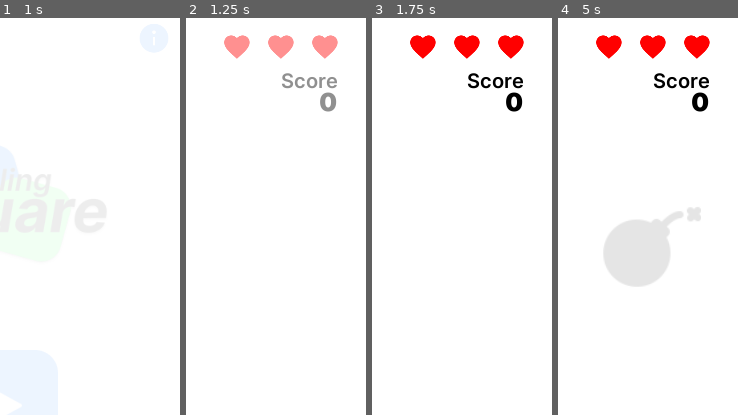
Above: before the commit, frames 1-4 (left to right).
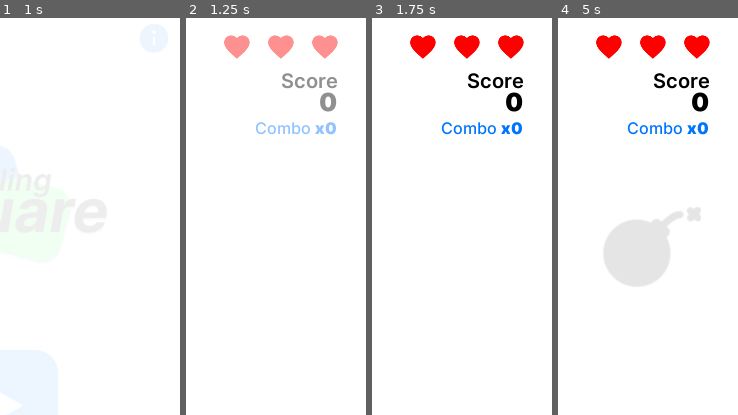
Above: after the commit, the same moments.

Repository: EmilienLeroy/FallingSquare
Game: Godot game, scene res://main.tscn
Two runs of this game, one before a commit and one after it. Both use one fixed random seed, a clock stepped at 60 frames per second and the inputs below.
Inputs (mouse positions are % of the whole screen's width and height, from its top left):
- Up to frame 1 (1 s): click (51, 49) at 0.5 s
- Up to frame 2 (1.25 s): no input
- Up to frame 3 (1.75 s): move the mouse to (72, 45) at 1.27 s; click (72, 45) at 1.42 s
- Up to frame 4 (5 s): tap Enter at 2 s; move the mouse to (30, 55) at 2.02 s; click (30, 55) at 2.17 s; tap Space at 2.75 s; move the mouse to (18, 7) at 2.77 s; click (18, 7) at 2.92 s; move the mouse to (45, 70) at 3.52 s; click (45, 70) at 3.67 s; move the mouse to (75, 7) at 4.27 s; click (75, 7) at 4.42 s
The pictures show only the part of the screen within x 50-100%, y 0-50%; the shares and areas given below are measured in that part.

Frame 1 is identical in both runs. In frame 2, 0.6% of the frame differs, in the area x 38-84%, y 26-30%; in frame 3, 0.6%; in frame 4, 0.6%.

Commit message:
✨ Add combo system and component

Diff:
--- /dev/null
+++ b/components/combo.gd
@@ -0,0 +1,10 @@
+extends CanvasLayer
+
+var combo = 0 setget set_combo, get_combo;
+
+func set_combo(c):
+	combo = c;
+	$HBoxContainer/Value.text = 'x' + str(combo);
+
+func get_combo():
+	return combo;
--- /dev/null
+++ b/components/combo.tscn
@@ -0,0 +1,39 @@
+[gd_scene load_steps=6 format=2]
+
+[ext_resource path="res://components/combo.gd" type="Script" id=1]
+[ext_resource path="res://assets/fonts/Inter-Medium.ttf" type="DynamicFontData" id=2]
+[ext_resource path="res://assets/fonts/Inter-Black.ttf" type="DynamicFontData" id=3]
+
+[sub_resource type="DynamicFont" id=1]
+font_data = ExtResource( 2 )
+
+[sub_resource type="DynamicFont" id=2]
+font_data = ExtResource( 3 )
+
+[node name="Combo" type="CanvasLayer"]
+script = ExtResource( 1 )
+
+[node name="HBoxContainer" type="HBoxContainer" parent="."]
+margin_left = 229.0
+margin_top = 95.0
+margin_right = 331.0
+margin_bottom = 135.0
+alignment = 2
+
+[node name="Title" type="Label" parent="HBoxContainer"]
+margin_left = 20.0
+margin_top = 10.0
+margin_right = 76.0
+margin_bottom = 30.0
+custom_colors/font_color = Color( 0, 0.458824, 1, 1 )
+custom_fonts/font = SubResource( 1 )
+text = "Combo"
+
+[node name="Value" type="Label" parent="HBoxContainer"]
+margin_left = 80.0
+margin_top = 10.0
+margin_right = 102.0
+margin_bottom = 30.0
+custom_colors/font_color = Color( 0, 0.458824, 1, 1 )
+custom_fonts/font = SubResource( 2 )
+text = "x0"
--- a/components/item.gd
+++ b/components/item.gd
@@ -10,6 +10,7 @@
 var is_under_zone = false;
 var touch_under_zone = false;
 var value setget , get_value;
+var combo setget , get_combo;
 
 func _ready():
 	connect("input_event", self, "_on_input_event");
@@ -43,6 +44,9 @@
 func get_value():
 	return 0;
 
+func get_combo():
+	return 0;
+
 func enter_zone():
 	pass;
 
--- a/components/square.gd
+++ b/components/square.gd
@@ -9,6 +9,9 @@
 	notifier.connect("screen_exited", self, "_on_exit_screen");
 
 func get_value():
+	return 1;
+
+func get_combo():
 	return 1;
 
 func item_touched():
--- a/views/game.gd
+++ b/views/game.gd
@@ -10,6 +10,7 @@
 var lifes;
 var max_lifes;
 var score = 0;
+var combo = 0;
 var shake_amount = 10;
 var shake = false;
 var size = 1.2;
@@ -69,7 +70,6 @@
 	add_child(item);
 
 func update_spawn_time():
-
 	if (interval > 0.7):
 		interval = interval - 0.1;
 
@@ -92,7 +92,10 @@
 	$Spawn.position = Vector2(positionX, positionY);
 
 func on_item_touched(item):
-	score = score + item.value;
+	combo = combo + item.combo;
+	score = score + (item.value * combo);
+
+	$Combo.combo = combo;
 	$Score.score = score;
 
 func on_life_added():
@@ -104,7 +107,11 @@
 
 func on_life_loose():
 	lifes = lifes - 1;
+	combo = 0;
+
+	$Combo.combo = combo;
 	$Front/Life.remove_heart();
+
 	shake_camera();
 
 	if (lifes == 0):
--- a/views/game.tscn
+++ b/views/game.tscn
@@ -1,9 +1,10 @@
-[gd_scene load_steps=7 format=2]
+[gd_scene load_steps=8 format=2]
 
 [ext_resource path="res://components/life.tscn" type="PackedScene" id=1]
 [ext_resource path="res://components/zone.tscn" type="PackedScene" id=2]
 [ext_resource path="res://views/game.gd" type="Script" id=3]
 [ext_resource path="res://components/score.tscn" type="PackedScene" id=4]
+[ext_resource path="res://components/combo.tscn" type="PackedScene" id=5]
 
 [sub_resource type="RectangleShape2D" id=1]
 extents = Vector2( 55.5, 622 )
@@ -13,6 +14,8 @@
 
 [node name="Game" type="Node2D"]
 script = ExtResource( 3 )
+
+[node name="Combo" parent="." instance=ExtResource( 5 )]
 
 [node name="Front" type="CanvasLayer" parent="."]
 
